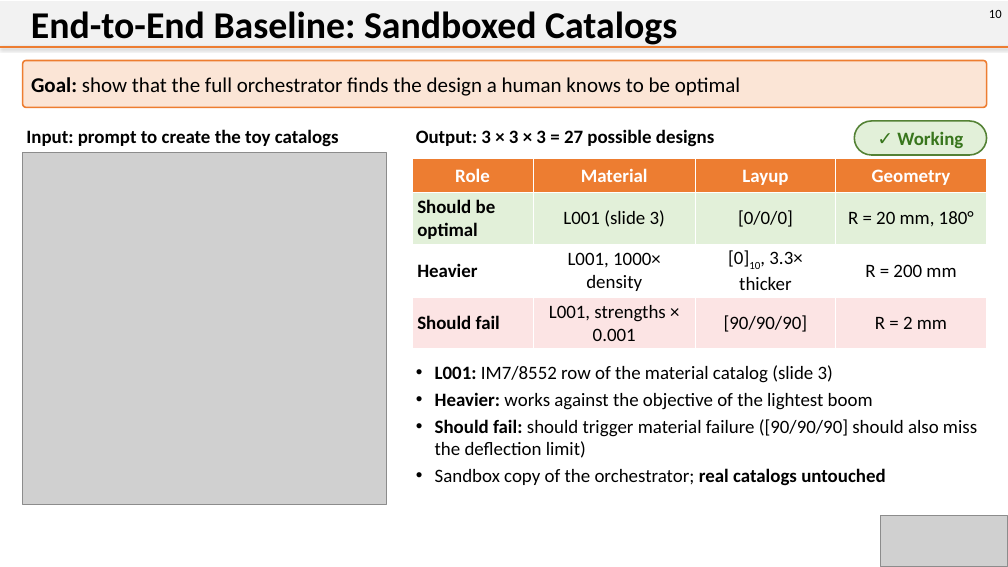
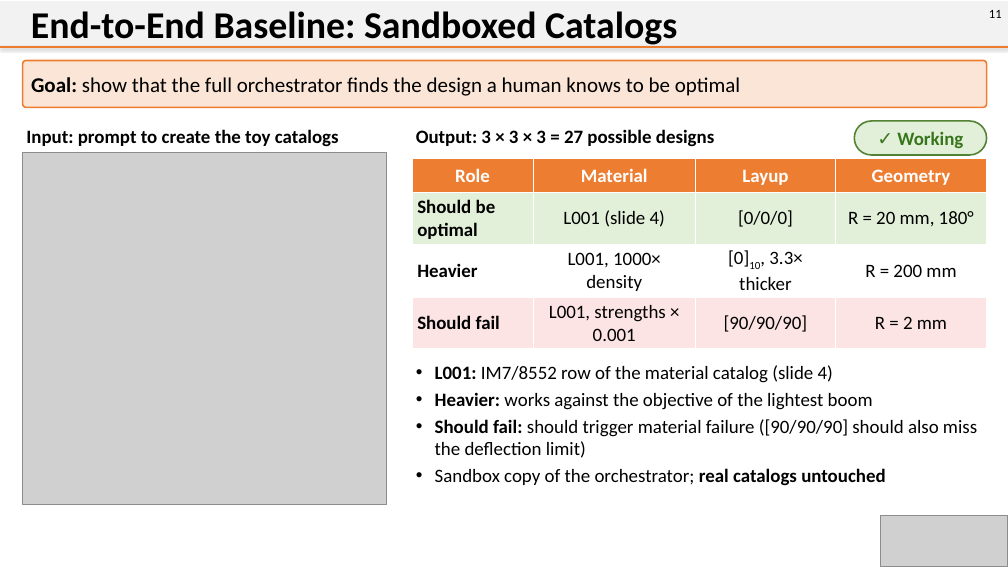
Before and after one commit to citgitfr/BenazzoVenkatadri_ThinShellSims, a slide deck: slide 11 of Lab Report 3/Lab Report 3 Demonstration of Agent System.pptx (slide 10 before the commit). Drawn at 1008x567 pixels with LibreOffice and Linux fonts; fonts in the diff are those of the drawing; grey boxes stand for pictures. Boxes give left, top, right and bottom in pixels: in the first picture for what was removed or moved away, otherwise in the second. Text is boxed around its words. In the diff, an @@ line names an element or a change of style, - is before the commit and + after.

```diff
--- a/Lab Report 3/Lab Report 3 Demonstration of Agent System.pptx
+++ b/Lab Report 3/Lab Report 3 Demonstration of Agent System.pptx
@@ text at [989, 10, 1002, 18]: text changed @@
-10
+11
@@ table at [412, 159, 987, 347] @@
-row 2, column 2: L001 (slide 3)
+row 2, column 2: L001 (slide 4)
@@ text at [435, 365, 833, 383]: text changed @@
-• L001: IM7/8552 row of the material catalog (slide 3)
+• L001: IM7/8552 row of the material catalog (slide 4)
```
Also in this commit, not shown: 12 other slides changed, 1 slide added, 9 other files.
